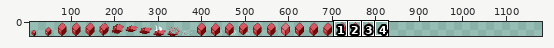
One commit to this sprite sheet: game/assets/actors/shapes/cube_enemy.png. Above: a wide view before the commit, with the close-up outlined.
Close-up. Before the commit:
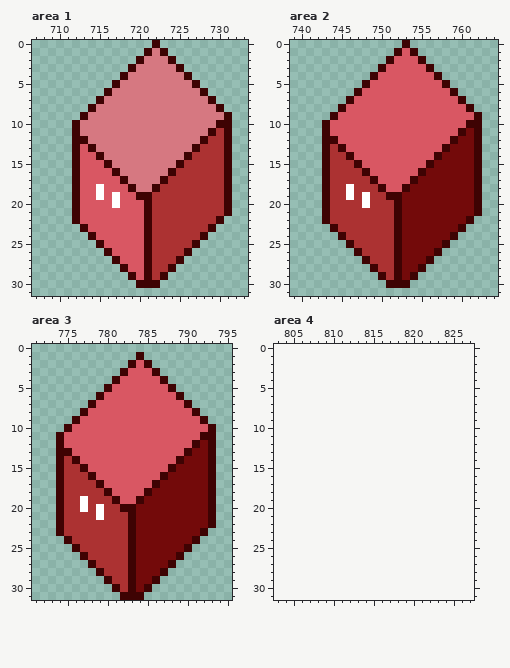
The file is 800x32 pixels. Shown: area 1: x 707..733, y 0..31; area 2: x 739..764, y 0..31; area 3: x 771..795, y 0..31; area 4: x 803..827, y 0..31. The old version is drawn lined up with the new one, on the new canvas. The wide view leaves out empty margins. The commit also changed other parts of the picture, which this record leaves out.
And afterwards:
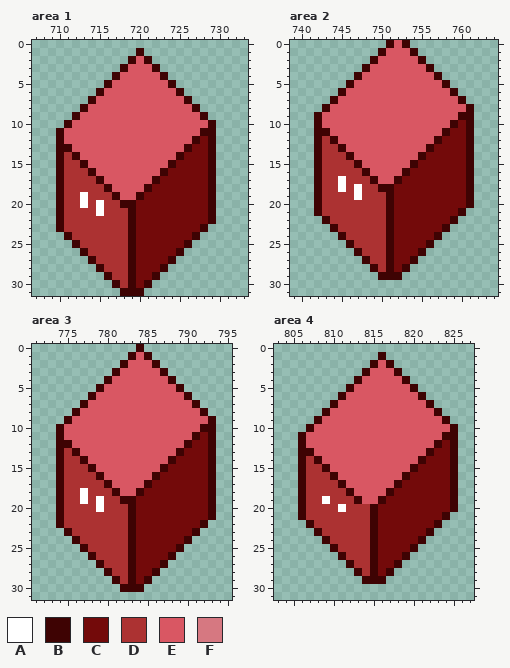
Palette (. is transparent): A #ffffff  B #3e0303  C #730a0a  D #ac3232  E #d95763  F #d67881
Change:
canvas 800x32 -> 1184x32
Changed rows in their new state; - is an unchanged pixel.
Area 1:
first column x 710:
 0 ------------.---------
 1 ----------B...--------
 2 ---------BEB...-------
 3 --------BEEEB...------
 4 -------BEEEEEB...-----
 5 ------BEEEEEEEB...----
 6 -----BEEEEEEEEEB...---
 7 ----BEEEEEEEEEEEB...--
 8 ---BEEEEEEEEEEEEEB...-
 9 --BEEEEEEEEEEEEEEEB...
10 -BEEEEEEEEEEEEEEEEEB..
11 BEEEEEEEEEEEEEEEEEB-..
12 BEEEEEEEEEEEEEEEEBCB..
13 BBE-EEEEEEEEEEEEBCCB..
14 BD---EEEEEEEEEEBCCCB..
15 BDDB--EEEEEEEEBCCCCB..
16 BDDDB--EEEEEEBCCCCCB..
17 BDDDDB--EEEEBCCCCCCB..
18 BDDDDDB--EEBCCCCCCCB..
19 BDDADDDB---CCCCCCCCB..
20 BDDADADDBBCCCCCCCCCB..
21 BDDDDADDDBCCCCCCCCCB..
22 BDDDDDDDDBCCCCCCCCCB.-
23 BDDDDDDDDBCCCCCCCCB.--
24 -BDDDDDDDBCCCCCCCB.---
25 --BDDDDDDBCCCCCCB.----
26 ---BDDDDDBCCCCCB.-----
27 ----BDDDDBCCCCB.------
28 -----BDDDBCCCB.-------
29 ------BDD-CCB.--------
30 -------BDBC-.---------
31 --------BBB-----------
Area 2:
first column x 742:
 0 ---------BE----------
 1 --------BEE----------
 2 -------BEE-----------
 3 ------BEE------------
 4 -----BEE-------------
 5 ----BEE--------------
 6 ---BEE---------------
 7 --BEE----------------
 8 -BEE-----------------
 9 BEE---------------BB.
10 BE---------------BC-.
11 B---------------BCCB.
12 BD-------------BCC-B.
13 BD------------BCC--B.
14 BD-----------BCC---B.
15 BD----------BCC----B.
16 BD---------BCC-----B.
17 BD-A------BCC------B.
18 BD-ADA---BCC-------B.
19 BD--DAD---C--------B.
20 BD----D--BC--------B.
21 BD-------BC-------B..
22 ---------BC------B..-
23 ---------BC-----B..--
24 ---------BC----B..---
25 ---------BC---B..----
26 ---------BC--B..-----
27 ---------BC-B..------
28 ---------BCB..-------
29 ---------B-..--------
30 ---------...---------
Area 3:
first column x 774:
 0 ----------B---------
 1 ---------BEB--------
 2 --------BE-EB-------
 3 -------BE---EB------
 4 ------BE-----EB-----
 5 -----BE-------EB----
 6 ----BE---------EB---
 7 ---BE-----------EB--
 8 --BE-------------EB-
 9 -BE---------------EB
10 BE----------------B-
11 -----------------BC-
12 -B--------------BC--
13 -DB------------BC---
14 --DB----------BC----
15 ---DB--------BC-----
16 ----DB------BC------
17 -----DB----BC-------
18 ---A--DB--BC--------
19 -----A-DBBC---------
20 ---D----D-----------
21 -----D--------------
22 ------------------B.
23 .B---------------B.-
24 -.B-------------B.--
25 --.B-----------B.---
26 ---.B---------B.----
27 ----.B-------B.-----
28 -----.B-----B.------
29 ------.B---B.-------
30 -------.B-B.--------
31 --------...---------
Area 4:
first column x 806:
 1 ----------B---------
 2 ---------BEB--------
 3 --------BEEEB-------
 4 -------BEEEEEB------
 5 ------BEEEEEEEB-----
 6 -----BEEEEEEEEEB----
 7 ----BEEEEEEEEEEEB---
 8 ---BEEEEEEEEEEEEEB--
 9 --BEEEEEEEEEEEEEEEB-
10 -BEEEEEEEEEEEEEEEEEB
11 BEEEEEEEEEEEEEEEEEBB
12 BEEEEEEEEEEEEEEEEBCB
13 BBEEEEEEEEEEEEEEBCCB
14 BDBEEEEEEEEEEEEBCCCB
15 BDDBEEEEEEEEEEBCCCCB
16 BDDDBEEEEEEEEBCCCCCB
17 BDDDDBEEEEEEBCCCCCCB
18 BDDDDDBEEEEBCCCCCCCB
19 BDDADDDBEEBCCCCCCCCB
20 BDDDDADDDBCCCCCCCCCB
21 BDDDDDDDDBCCCCCCCCB-
22 -BDDDDDDDBCCCCCCCB--
23 --BDDDDDDBCCCCCCB---
24 ---BDDDDDBCCCCCB----
25 ----BDDDDBCCCCB-----
26 -----BDDDBCCCB------
27 ------BDDBCCB-------
28 -------BDBCB--------
29 --------BBB---------
Where, in picture pixels (left, top, right, bottom), the same in both close-ups:
changed: (56, 40, 232, 296)
changed: (314, 40, 482, 288)
changed: (56, 344, 216, 600)
added: (298, 352, 458, 584)
